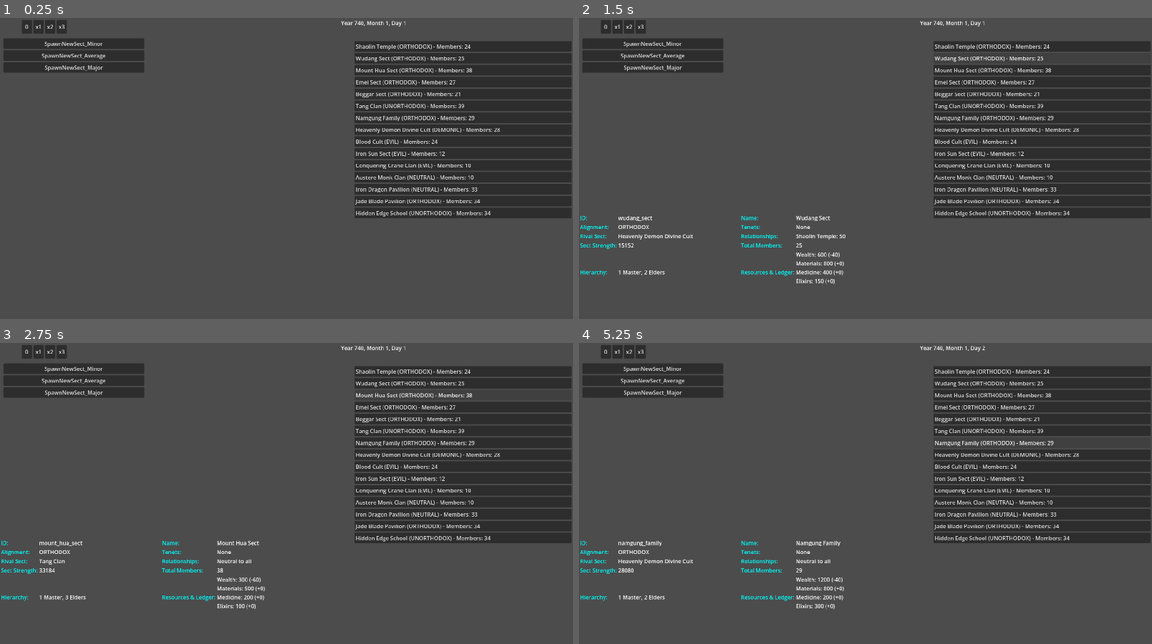
Above: before the commit, frames 1-4 (two rows, left to right).
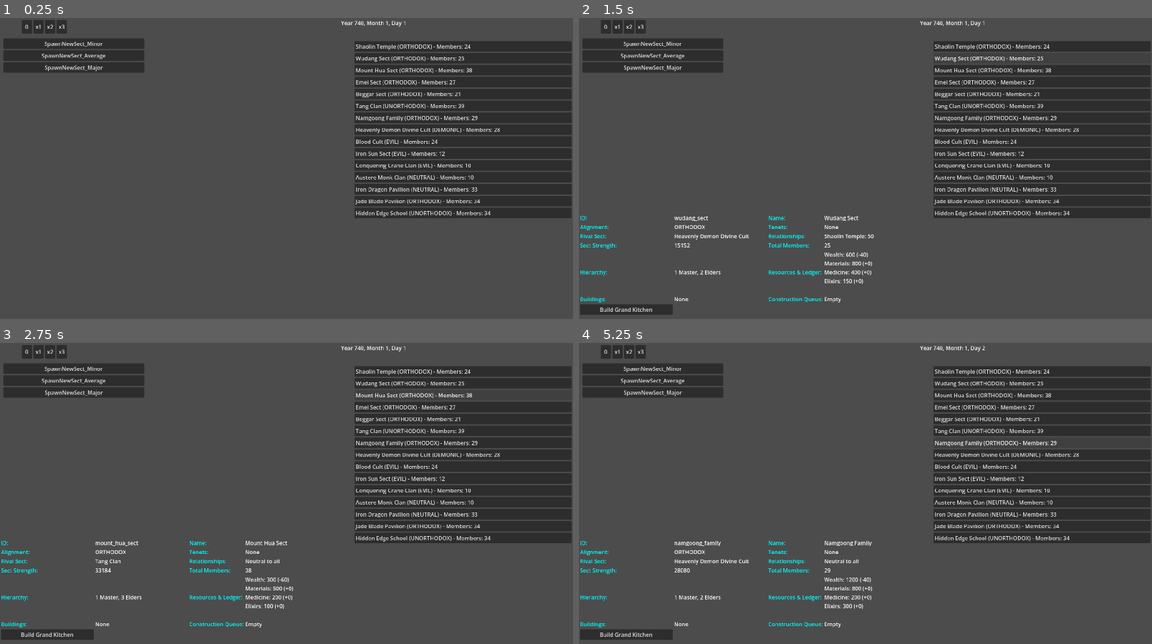
Above: after the commit, the same moments.

Repository: Chthonic-Studio/the_sect_master
Game: Godot game, scene res://Scenes/Debug/DEBUG_SectTestingGrounds.tscn
Two runs of this game, one before a commit and one after it. Both use one fixed random seed, a clock stepped at 60 frames per second and the inputs below. This scene is started directly instead of the project's main scene.
Inputs (mouse positions are in pixels of both pictures, inside the frame that each line leads up to):
- Up to frame 1 (0.25 s): no input
- Up to frame 2 (1.5 s): click "Shaolin Temple (ORTHODOX) - M…" at 0.5 s; click "Wudang Sect (ORTHODOX) - Memb…" at 1.25 s
- Up to frame 3 (2.75 s): click "Mount Hua Sect (ORTHODOX) - M…" at 2 s
- Up to frame 4 (5.25 s): click "Emei Sect (ORTHODOX) - Member…" at 2.75 s; click "Beggar Sect (ORTHODOX) - Memb…" at 3.5 s; click "Tang Clan (UNORTHODOX) - Memb…" at 4.25 s; click (1043, 442) at 5 s, where only the run before the commit has a clickable "Namgung Family (ORTHODOX) - M…"

The runs differ from the first frame. In frame 1, 0.2% of the frame differs, in the area x 64-84%, y 32-35%; in frame 2, 2.4%; in frame 3, 2.3%; in frame 4, 2.5%, in the area x 0-84%, y 32-99%.

Commit message:
Add building system, new buildings & UI debug
Introduce a basic building/construction system and several new building definitions. Added new buildings (meditation_mats, massive_kitchen, alchemy_furnace, martial_arena) and standardized building JSON fields (cost, monthly_upkeep, yields, prerequisite_tags, unlocks_sect_tags, replaces).

Sects now track completed_buildings and unlocked_tags; construction_queue is processed daily, supports starting, cancelling, and handling replacements when an upgrade completes. recalculate_sect_tags updates capabilities from buildings and tenets and is called on load and when builds finish. Serialization (to_dictionary/from_dictionary) includes unlocked_tags and completed_buildings.

Debug UI updated to display a sect's Buildings and Construction Queue and includes a test "Build Grand Kitchen" button that respects can_build() checks. sect_generator loads premade completed_buildings on sect creation and recalculates tags.

Also fixed a sect ID/name typo (namgung_family -> namgoong_family) and made small JSON/format cleanups.

Diff:
--- a/Data/Buildings/buildings.json
+++ b/Data/Buildings/buildings.json
@@ -1,17 +1,58 @@
 {
+	"meditation_mats": {
+		"id": "meditation_mats",
+		"name": "Courtyard Mats",
+		"description": "Basic woven mats in the courtyard for collective breathing exercises.",
+		"build_days_base": 15,
+		"cost": { "MATERIALS": 100, "WEALTH": 20 },
+		"monthly_upkeep": {},
+		"yields": {},
+		"prerequisite_tags": [],
+		"unlocks_sect_tags": ["basic_meditation"]
+	},
 	"grand_kitchen": {
 		"id": "grand_kitchen",
 		"name": "Grand Kitchen",
-		"description": "A massive facility capable of feeding hundreds of disciples.",
+		"description": "A facility capable of feeding hundreds of disciples.",
 		"build_days_base": 45,
-		"cost": {
-			"MATERIALS": 300,
-			"WEALTH": 100
-		},
-		"monthly_upkeep": {
-			"WEALTH": 15
-		},
+		"cost": { "MATERIALS": 300, "WEALTH": 100 },
+		"monthly_upkeep": { "WEALTH": 15 },
 		"yields": {},
-		"unlocks_ai_tags": ["advanced_cooking"]
+		"prerequisite_tags": [],
+		"unlocks_sect_tags": ["advanced_cooking"]
+	},
+	"massive_kitchen": {
+		"id": "massive_kitchen",
+		"name": "Massive Kitchen",
+		"description": "An upgraded kitchen complex that can support grand banquets.",
+		"build_days_base": 90,
+		"cost": { "MATERIALS": 800, "WEALTH": 300 },
+		"monthly_upkeep": { "WEALTH": 40 },
+		"yields": {},
+		"prerequisite_tags": ["advanced_cooking"],
+		"replaces": "grand_kitchen",
+		"unlocks_sect_tags": ["advanced_cooking", "master_cooking"]
+	},
+	"alchemy_furnace": {
+		"id": "alchemy_furnace",
+		"name": "Bronze Alchemy Furnace",
+		"description": "A heavy furnace for refining basic medicinal herbs into pills.",
+		"build_days_base": 60,
+		"cost": { "MATERIALS": 500, "WEALTH": 200 },
+		"monthly_upkeep": { "WEALTH": 25, "MATERIALS": 10 },
+		"yields": { "MEDICINE": 15 },
+		"prerequisite_tags": [],
+		"unlocks_sect_tags": ["basic_alchemy"]
+	},
+	"martial_arena": {
+		"id": "martial_arena",
+		"name": "Sparring Arena",
+		"description": "A stone-paved ring for disciples to safely test their forms.",
+		"build_days_base": 30,
+		"cost": { "MATERIALS": 400, "WEALTH": 50 },
+		"monthly_upkeep": { "WEALTH": 10 },
+		"yields": {},
+		"prerequisite_tags": [],
+		"unlocks_sect_tags": ["sparring"]
 	}
 }
--- a/Data/Sects/default_sects.json
+++ b/Data/Sects/default_sects.json
@@ -9,7 +9,11 @@
 		"relationships": {
 			"blood_demon_sect": -100,
 			"wudang_sect": 50
-		}
+		},
+		"completed_buildings": [
+			"martial_arena",
+			"meditation_mats"
+		]
 	},
 	"wudang_sect": {
 		"id": "wudang_sect",
@@ -49,11 +53,14 @@
 		"alignment": 3,
 		"rival_sect_id": "mount_hua_sect",
 		"resources": { "WEALTH": 800, "MATERIALS": 600, "MEDICINE": 1000, "ELIXIRS": 400 },
-		"stats": { "FACE": 75, "REPUTATION": 60, "KARMA": 40 }
+		"stats": { "FACE": 75, "REPUTATION": 60, "KARMA": 40 },
+		"completed_buildings": [
+			"alchemy_furnace"
+		]
 	},
-	"namgung_family": {
-		"id": "namgung_family",
-		"name": "Namgung Family",
+	"namgoong_family": {
+		"id": "namgoong_family",
+		"name": "Namgoong Family",
 		"alignment": 0,
 		"rival_sect_id": "heavenly_demon_cult",
 		"resources": { "WEALTH": 1200, "MATERIALS": 800, "MEDICINE": 200, "ELIXIRS": 300 },
--- a/Scripts/Debug/DEBUG_sect_testing_grounds.gd
+++ b/Scripts/Debug/DEBUG_sect_testing_grounds.gd
@@ -140,3 +140,34 @@
 		res_string += "%s: %d (%s%d)\n" % [r_name, current_val, sign_str, delta]
 
 	add_label.call("Resources & Ledger:", res_string)
+
+	# --- BUILDINGS & QUEUE ---
+	var built_names = []
+	for b_id in sect.completed_buildings:
+		var b_data = DataManager.buildings_registry.get(b_id, {})
+		built_names.append(b_data.get("name", b_id))
+	var built_str = ", ".join(built_names) if not built_names.is_empty() else "None"
+	add_label.call("Buildings:", built_str)
+
+	var queue_strings = []
+	for project in sect.construction_queue:
+		var b_data = DataManager.buildings_registry.get(project["building_id"], {})
+		var b_name = b_data.get("name", project["building_id"])
+		queue_strings.append("%s (%d days left)" % [b_name, project["days_remaining"]])
+	var queue_str = "\n".join(queue_strings) if not queue_strings.is_empty() else "Empty"
+	add_label.call("Construction Queue:", queue_str)
+
+	# --- DEBUG BUILD BUTTON ---
+	var test_build_btn = Button.new()
+	test_build_btn.text = "Build Grand Kitchen"
+	# Disable the button if they can't afford it or already have it
+	test_build_btn.disabled = not sect.can_build("grand_kitchen")
+
+	test_build_btn.pressed.connect(func():
+		if sect.start_construction("grand_kitchen"):
+			_display_sect_info(sect) # Refresh the UI immediately to show the queue
+	)
+
+	# Add the button spanning both columns so it looks clean
+	test_build_btn.size_flags_horizontal = Control.SIZE_EXPAND_FILL
+	sect_info_container.add_child(test_build_btn)
--- a/Scripts/Sects/sect_data_container.gd
+++ b/Scripts/Sects/sect_data_container.gd
@@ -34,6 +34,7 @@
 var completed_buildings: Array[String] = []
 var active_modifiers: Array[Dictionary] = []
 var active_tenets: Array[String] = []
+var unlocked_tags: Array[String] = []
 
 # Array of Dictionaries tracking ongoing construction.
 # Format: {"building_id": String, "days_remaining": int}
@@ -135,14 +136,21 @@
 
 	# 2. Process Construction Queue
 	if not construction_queue.is_empty():
-		# Only process the first item in the queue (Sects build one thing at a time)
 		var current_project = construction_queue[0]
 		current_project["days_remaining"] -= 1
 
 		if current_project["days_remaining"] <= 0:
 			var finished_building = current_project["building_id"]
+
+			# Handle replacing buildings
+			var b_data = DataManager.buildings_registry.get(finished_building, {})
+			var replaces = b_data.get("replaces", "")
+			if replaces != "" and completed_buildings.has(replaces):
+				completed_buildings.erase(replaces)
+
 			completed_buildings.append(finished_building)
 			construction_queue.remove_at(0)
+			recalculate_sect_tags() # Update capabilities immediately
 			building_completed.emit(self, finished_building)
 
 ## Adds a predefined temporary macro-modifier (e.g. "+20% pill production for 30 days").
@@ -276,6 +284,105 @@
 	return deltas
 
 #endregion
+
+#region Construction
+
+## Checks if the sect can afford and legally build this building.
+func can_build(building_id: String) -> bool:
+	if not DataManager.buildings_registry.has(building_id):
+		return false
+
+	# 1. Enforce uniqueness: Only one of each building type
+	# (Future: Upgrades could be handled by requiring a previous building ID to be removed)
+	if completed_buildings.has(building_id):
+		return false
+
+	for project in construction_queue:
+		if project.get("building_id", "") == building_id:
+			return false
+
+	# 2. Check Affordability
+	var b_data = DataManager.buildings_registry[building_id]
+	var prereqs = b_data.get("prerequisite_tags", [])
+	for req in prereqs:
+		if not unlocked_tags.has(req):
+			return false # Missing a required tag
+	var cost = b_data.get("cost", {})
+
+	for res_key in cost:
+		var r_enum = Definitions.get_resource_enum(res_key)
+		if r_enum != -1 and resources.get(r_enum, 0) < cost[res_key]:
+			return false # Cannot afford this specific resource
+
+	return true
+
+## Attempts to start construction. Deducts resources and adds to queue.
+func start_construction(building_id: String) -> bool:
+	if not can_build(building_id):
+		return false
+
+	var b_data = DataManager.buildings_registry[building_id]
+	var cost = b_data.get("cost", {})
+
+	# 1. Deduct resources
+	for res_key in cost:
+		var r_enum = Definitions.get_resource_enum(res_key)
+		if r_enum != -1:
+			resources[r_enum] -= cost[res_key]
+
+	# 2. Calculate Build Time
+	var build_days = b_data.get("build_days_base", 30)
+
+	# --- FUTURE EXPANSION HOOK ---
+	# Here we can modify build_days based on Sect Tenets or the Sect Master's Intelligence
+
+	# 3. Add to queue
+	construction_queue.append({
+		"building_id": building_id,
+		"days_remaining": build_days
+	})
+
+	return true
+
+## Cancels a project in the queue and refunds the cost.
+func cancel_construction(queue_index: int) -> void:
+	if queue_index < 0 or queue_index >= construction_queue.size():
+		return
+
+	var project = construction_queue[queue_index]
+	var b_data = DataManager.buildings_registry.get(project["building_id"], {})
+	var cost = b_data.get("cost", {})
+
+	# Refund resources perfectly
+	for res_key in cost:
+		var r_enum = Definitions.get_resource_enum(res_key)
+		if r_enum != -1:
+			resources[r_enum] += cost[res_key]
+
+	construction_queue.remove_at(queue_index)
+
+#endregion
+
+## Safely rebuilds the sect's capability tags based on existing buildings and tenets.
+func recalculate_sect_tags() -> void:
+	unlocked_tags.clear()
+
+	# 1. Tags from Buildings
+	for b_id in completed_buildings:
+		var b_data = DataManager.buildings_registry.get(b_id, {})
+		var tags = b_data.get("unlocks_sect_tags", [])
+		for t in tags:
+			if not unlocked_tags.has(t):
+				unlocked_tags.append(t)
+
+	# 2. Tags from Tenets (Future-proofing for things like "Demonic Arts Allowed")
+	for t_id in active_tenets:
+		var t_data = DataManager.tenets_registry.get(t_id, {})
+		var tags = t_data.get("unlocks_sect_tags", [])
+		for t in tags:
+			if not unlocked_tags.has(t):
+				unlocked_tags.append(t)
+
 
 # --- SERIALIZATION ---
 
@@ -293,6 +400,7 @@
 		"members_by_position": members_by_position,
 		"active_laws": active_laws,
 		"active_tenets": active_tenets,
+		"unlocked_tags": unlocked_tags,
 		"completed_buildings": completed_buildings,
 		"active_modifiers": active_modifiers,
 		"construction_queue": construction_queue
@@ -342,6 +450,9 @@
 	if data.has("completed_buildings"):
 		completed_buildings.assign(data["completed_buildings"])
 
+	if data.has("unlocked_tags"):
+		unlocked_tags.assign(data["unlocked_tags"])
+
 	if data.has("active_modifiers"):
 		active_modifiers.clear()
 		for mod in data["active_modifiers"]:
--- a/Scripts/Sects/sect_generator.gd
+++ b/Scripts/Sects/sect_generator.gd
@@ -56,6 +56,13 @@
 				var rel_value = int(data["relationships"][target_id])
 				SimulationManager.set_sect_relationship(sect.sect_id, target_id, rel_value)
 
+		# Add pre-built buildings
+		if data.has("completed_buildings"):
+			for b_id in data["completed_buildings"]:
+				if DataManager.buildings_registry.has(b_id):
+					sect.completed_buildings.append(b_id)
+			sect.recalculate_sect_tags() # Ensure tags activate immediately
+
 		_assign_starting_laws(sect)
 		SimulationManager.register_sect(sect)
 		_populate_sect(sect, randi_range(20, 40))
@@ -113,7 +120,6 @@
 
 	return sect
 
-# (Then, modify your existing `_generate_dynamic_sect` to simply call this new function:)
 func _generate_dynamic_sect(tier: SectTier) -> SectData:
 	return generate_custom_sect(tier, {})
 
